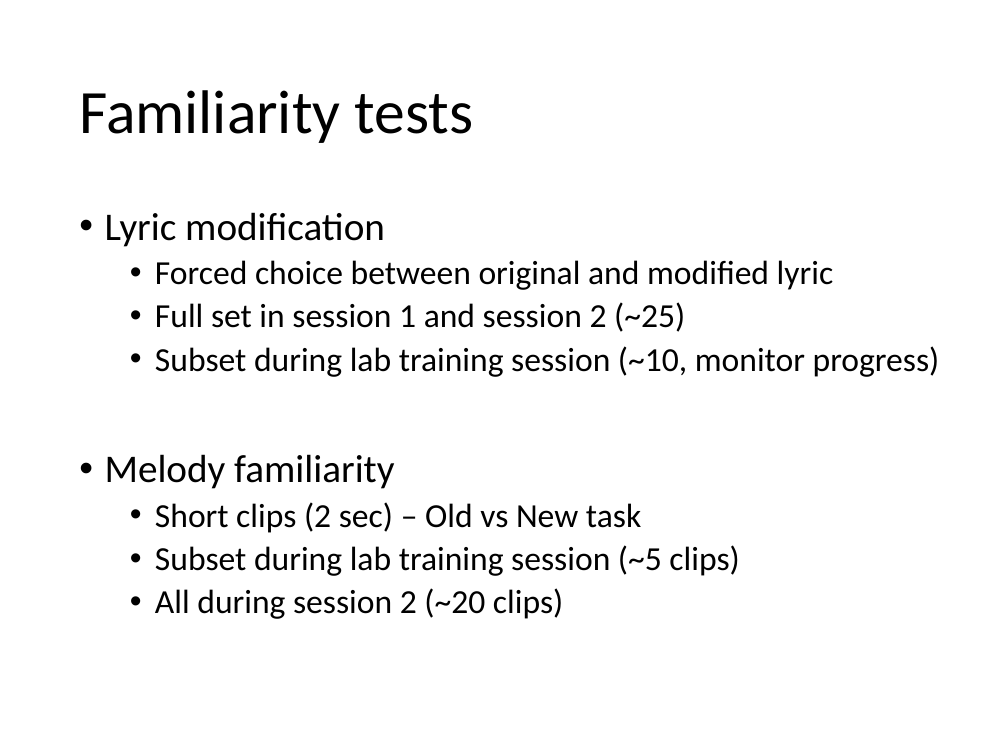
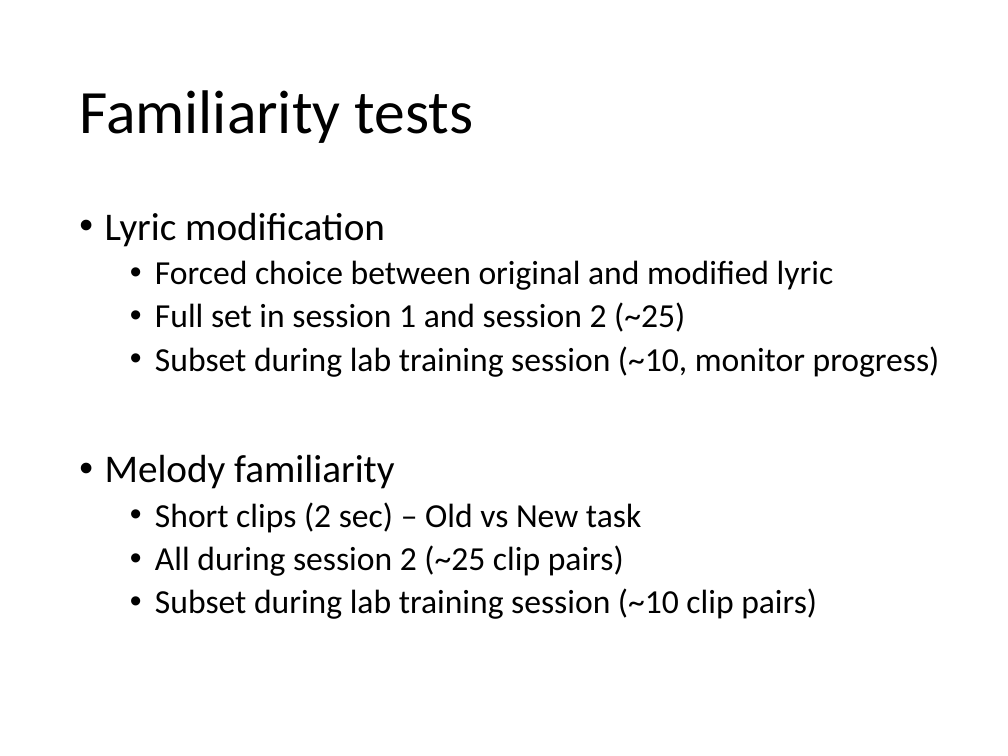
Before and after one commit to asternin/PhDProject, a slide deck: slide 16 of Meetings/2017.05.10-Grahn+KohlerPresentation.pptx. Drawn at 1008x756 pixels with LibreOffice and Linux fonts; fonts in the diff are those of the drawing. Boxes give left, top, right and bottom in pixels: in the first picture for what was removed or moved away, otherwise in the second. Text is boxed around its words. In the diff, an @@ line names an element or a change of style, - is before the commit and + after.

```diff
--- a/Meetings/2017.05.10-Grahn+KohlerPresentation.pptx
+++ b/Meetings/2017.05.10-Grahn+KohlerPresentation.pptx
@@ text at (155,545,817,619): text changed @@
-  • Subset during lab training session (~5 clips)
-  • All during session 2 (~20 clips)
+  • All during session 2 (~25 clip pairs)
+  • Subset during lab training session (~10 clip pairs)
```
Also in this commit, not shown: 8 other slides changed, 15 other files.
